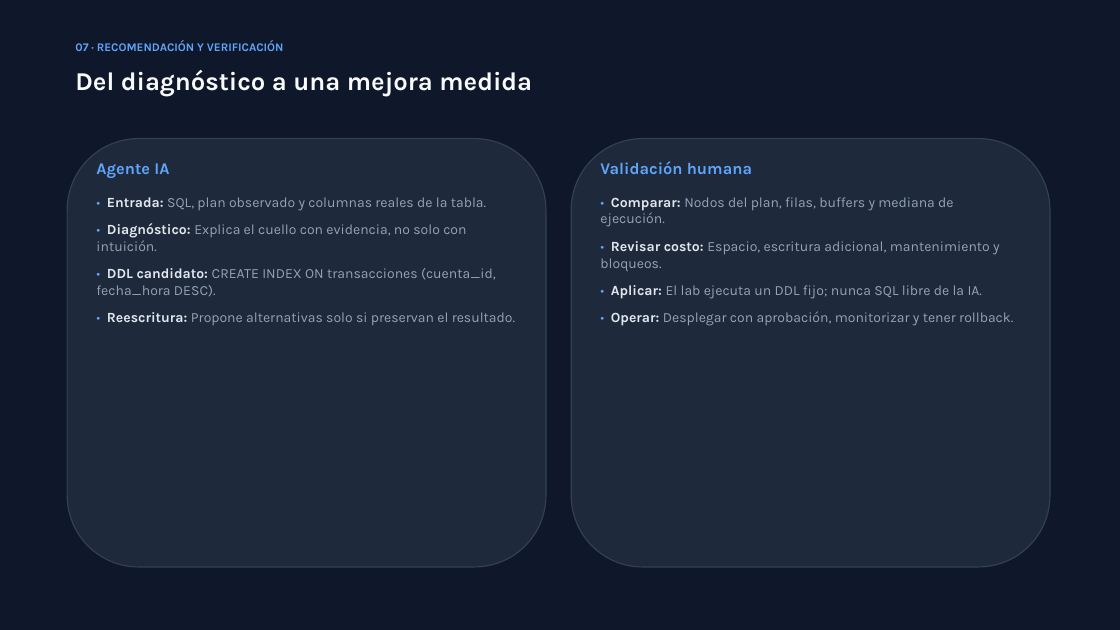
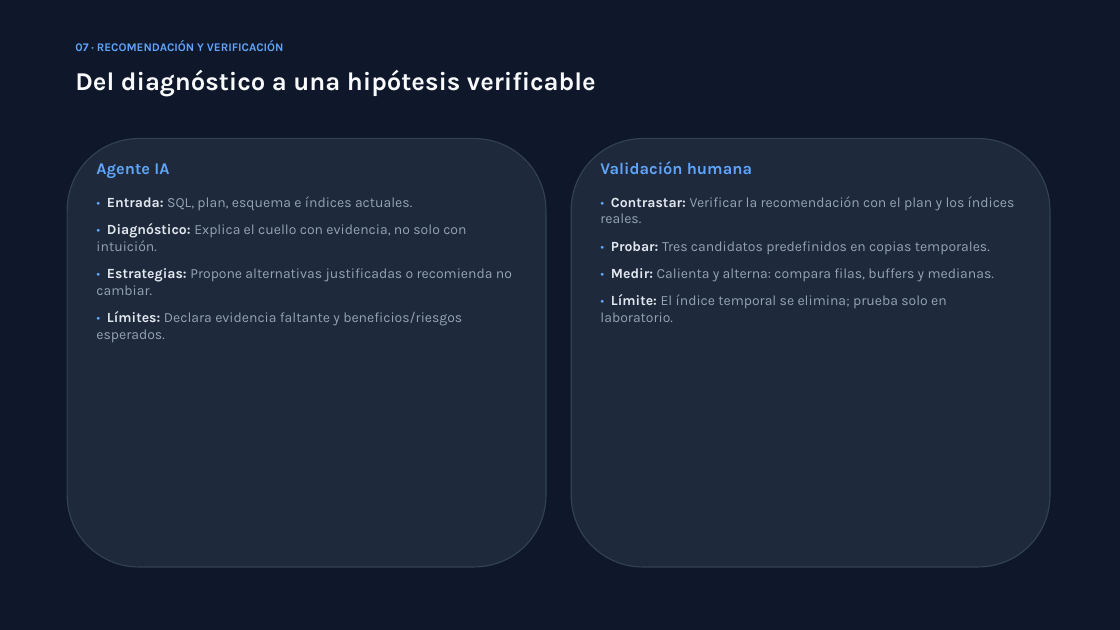
Before and after one commit to EmilyCayambe/Openmetadata, a slide deck: slide 8 of presentacion/Presentacion_Diagnostico_IA_OpenMetadata_MSP_Final.pptx. Drawn at 1120x630 pixels with LibreOffice and Linux fonts; fonts in the diff are those of the drawing. Boxes give left, top, right and bottom in pixels: in the first picture for what was removed or moved away, otherwise in the second. Text is boxed around its words. In the diff, an @@ line names an element or a change of style, - is before the commit and + after.

```diff
--- a/presentacion/Presentacion_Diagnostico_IA_OpenMetadata_MSP_Final.pptx
+++ b/presentacion/Presentacion_Diagnostico_IA_OpenMetadata_MSP_Final.pptx
@@ text at <box>75,70,596,96</box>: text changed @@
-Del diagnóstico a una mejora medida
+Del diagnóstico a una hipótesis verificable
@@ text at <box>107,196,412,210</box>: text changed @@
-• Entrada: SQL, plan observado y columnas reales de la tabla.
+• Entrada: SQL, plan, esquema e índices actuales.
@@ text at <box>600,196,1015,322</box>: text changed @@
-• Comparar: Nodos del plan, filas, buffers y mediana de ejecución.
-• Revisar costo: Espacio, escritura adicional, mantenimiento y bloqueos.
-• Aplicar: El lab ejecuta un DDL fijo; nunca SQL libre de la IA.
-• Operar: Desplegar con aprobación, monitorizar y tener rollback.
+• Contrastar: Verificar la recomendación con el plan y los índices reales.
+• Probar: Tres candidatos predefinidos en copias temporales.
+• Medir: Calienta y alterna: compara filas, buffers y medianas.
+• Límite: El índice temporal se elimina; prueba solo en laboratorio.
@@ text at <box>96,268,512,342</box>: text changed @@
-• DDL candidato: CREATE INDEX ON transacciones (cuenta_id, fecha_hora DESC).
-• Reescritura: Propone alternativas solo si preservan el resultado.
+• Estrategias: Propone alternativas justificadas o recomienda no cambiar.
+• Límites: Declara evidencia faltante y beneficios/riesgos esperados.
```
Also in this commit, not shown: 3 other slides changed, 6 other files.
